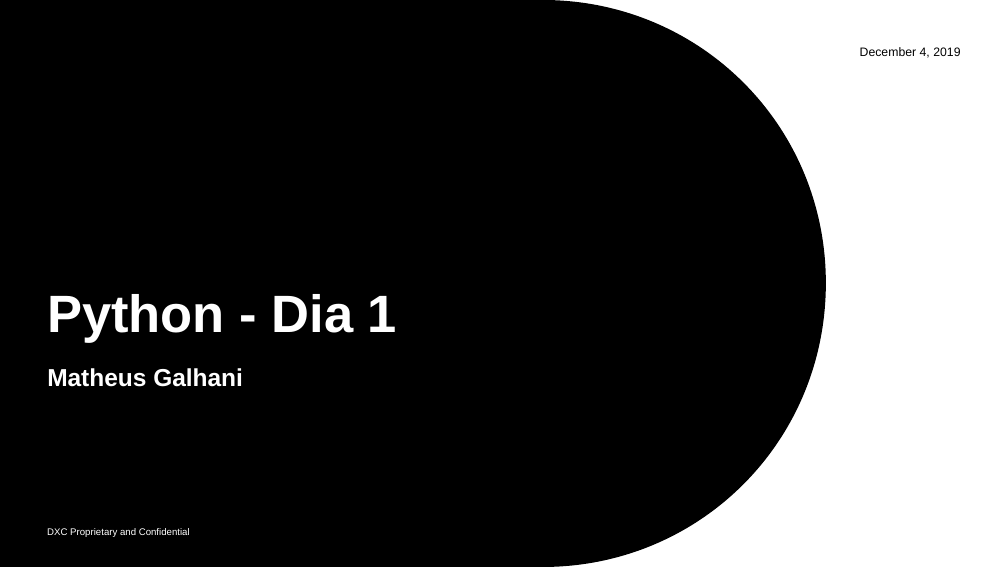
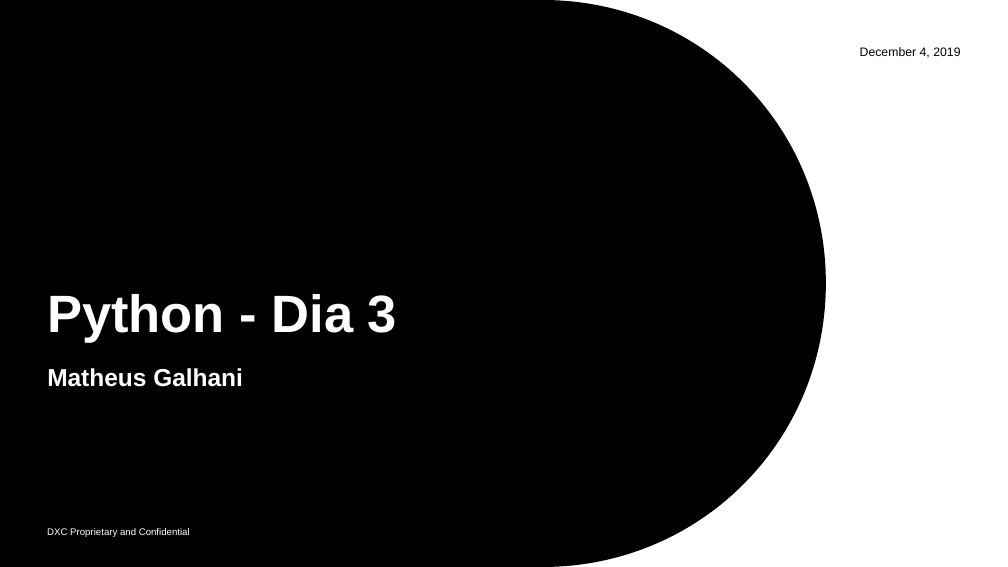
Before and after one commit to MatheusGalhani/Python, a slide deck: slide 1 of Third_day/Dia-3.pptx. Drawn at 1008x567 pixels with LibreOffice and Linux fonts; fonts in the diff are those of the drawing; background and template pictures are left out. Boxes give left, top, right and bottom in pixels: in the first picture for what was removed or moved away, otherwise in the second. Text is boxed around its words. In the diff, an @@ line names an element or a change of style, - is before the commit and + after.

Commit message:
Alteração dia slide

```diff
--- a/Third_day/Dia-3.pptx
+++ b/Third_day/Dia-3.pptx
@@ title at [47, 294, 397, 343]: text changed @@
-Python - Dia 1
+Python - Dia 3
```
